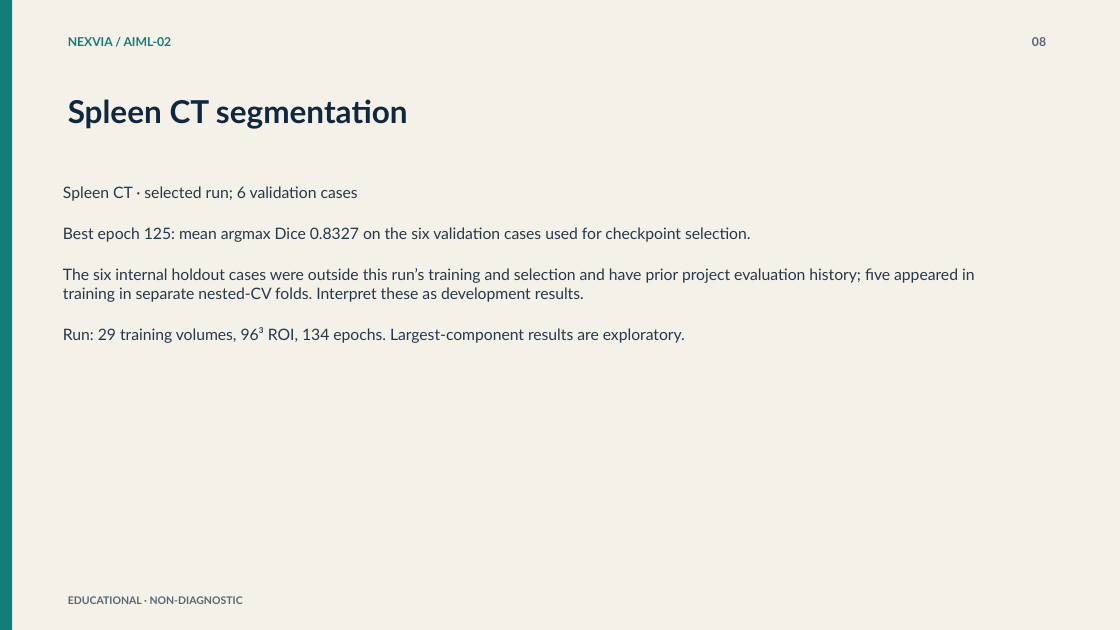
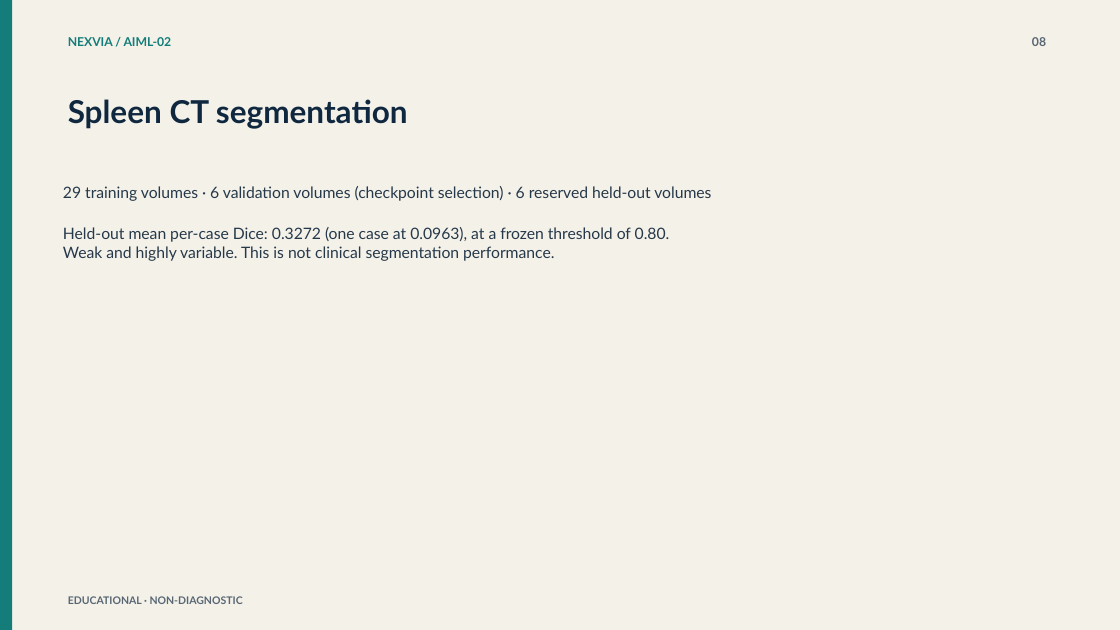
Before and after one commit to ram15x/nexvia-aiml-internship, a slide deck: slide 8 of AIML-02/deliverables/Medical_Imaging_AI_Review_Platform.pptx. Drawn at 1120x630 pixels with LibreOffice and Linux fonts; fonts in the diff are those of the drawing. Boxes give left, top, right and bottom in pixels: in the first picture for what was removed or moved away, otherwise in the second. Text is boxed around its words. In the diff, an @@ line names an element or a change of style, - is before the commit and + after.

Commit message:
Update presentation to the verified results
Replace the earlier development-panel figures and the 0.8327 spleen
validation Dice with the 999-image classifier subset (macro AUROC 0.7967,
per-label intervals) and the reported held-out spleen Dice 0.3272. The
reflection slide is unchanged for the student to complete.

```diff
--- a/AIML-02/deliverables/Medical_Imaging_AI_Review_Platform.pptx
+++ b/AIML-02/deliverables/Medical_Imaging_AI_Review_Platform.pptx
@@ text at (63,186,711,261): text changed @@
-Spleen CT · selected run; 6 validation cases
-Best epoch 125: mean argmax Dice 0.8327 on the six validation cases used for checkpoint selection.
-The six internal holdout cases were outside this run’s training and selection and have prior project evaluation history; five appeared in training in separate nested-CV folds. Interpret these as development results.
-Run: 29 training volumes, 96³ ROI, 134 epochs. Largest-component results are exploratory.
+29 training volumes · 6 validation volumes (checkpoint selection) · 6 reserved held-out volumes
+Held-out mean per-case Dice: 0.3272 (one case at 0.0963), at a frozen threshold of 0.80.
+Weak and highly variable. This is not clinical segmentation performance.
```
Also in this commit, not shown: 5 other slides changed.
